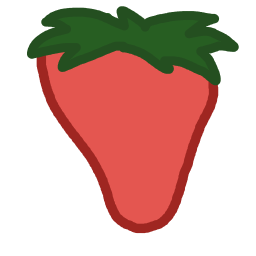
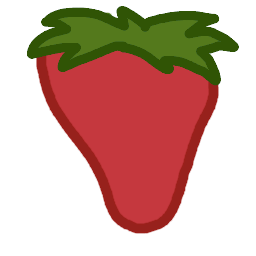
Layered file, before and after one edit (256x256). Changes by layer:
painted on "Paint Layer 2" over [left=27, top=6, right=239, bottom=128]
painted on "Paint Layer 3" over [left=27, top=6, right=239, bottom=128]
painted on "Paint Layer 1" over [left=27, top=6, right=239, bottom=234]
painted on "Background" over [left=27, top=6, right=239, bottom=234]
